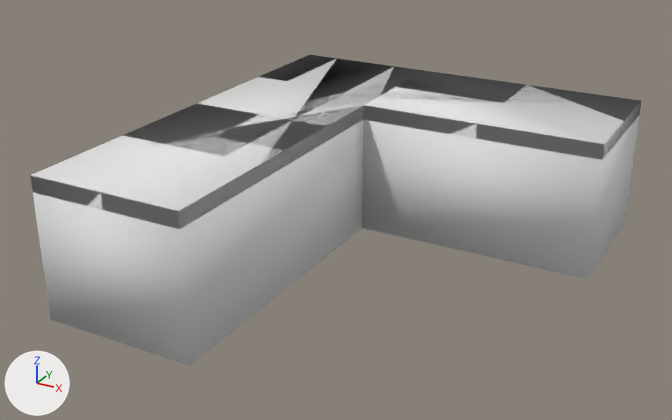
What one commit did to the OBJ model media/model/mapmodel/nieb/complex/desk/model.obj.
Camera for both pictures: a 50 mm camera at (24.2, -48.3, 27.6) aimed at (-1.7, -1.2, 4.0). The axes (+X, +Y, +Z) are drawn at lower left. The lights are the same throughout. Where no turn or scale is listed for an object, it has been applied to the vertices. Vertices at the same position are counted once.

Names of what the first picture shows: 'model.obj'.
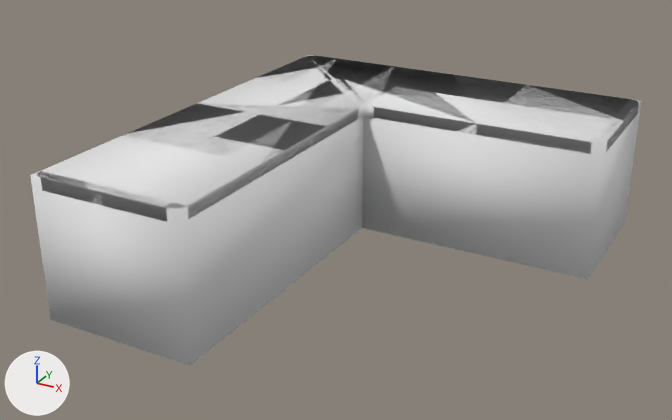
The edits, one by one:
Material 'Material1' (mat_material1) is new.
Its base color is (0.8, 0.8, 0.8) (white #e7e7e7).
Its roughness is 1.0.
me_model_obj is used by ob_model_obj.
me_model_obj had 77 vertices, 114 faces and spanned x -13.0..13.0, y -15.0..15.0, z 0.0..9.0.
me_model_obj now has 150 vertices, 106 faces and spans x -13.0..13.0, y -15.0..15.0, z 0.0..9.0.
me_model_obj part 1: a new loose piece of 36 vertices spanning x -13.0..13.0, y -15.0..15.0, z 8.2..9.0, in mat_material1 (white #e7e7e7).
Part 2, on me_model_obj:
63 vertices are removed from x -13.0..13.0, y -15.0..15.0, z 0.0..9.0.
102 faces are deleted.
10 vertices are added at x -10.8..11.5, y -13.5..12.8, z 5.0..8.3.
6 new vertices lie (0.0, 0.0, 3.2) away from vertices in x -10.8..11.5, y 5.8..12.8, z 5.0.
6 new faces join them, mat_material1 (white #e7e7e7).
me_model_obj part 3: the surface is now shaded smooth.
me_model_obj now uses material mat_material1 (white #e7e7e7).

What differs and where, as boxes (x1, y1, x2, y2) in the pictures (672 x 420 px):
part 1 of me_model_obj, added
    after: (41, 56, 639, 221)
part 2 of me_model_obj, cut back
    before: (31, 71, 641, 229)
